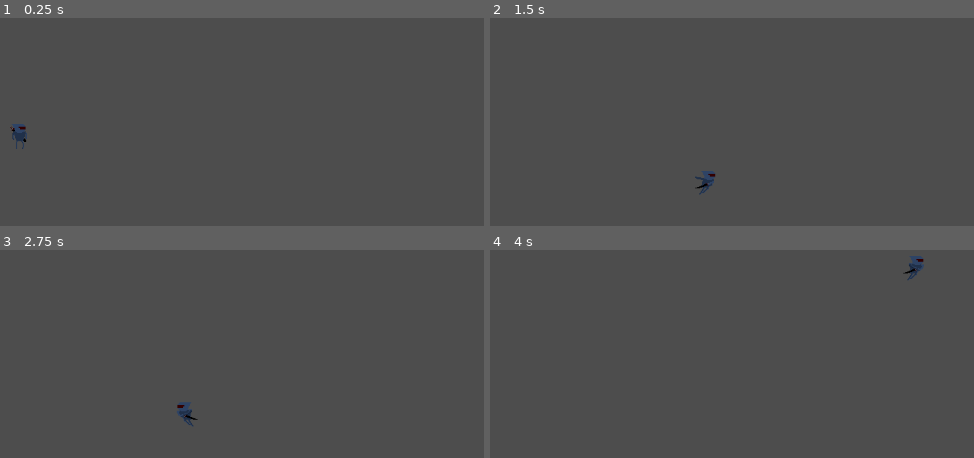
Above: before the commit, frames 1-4 (two rows, left to right).
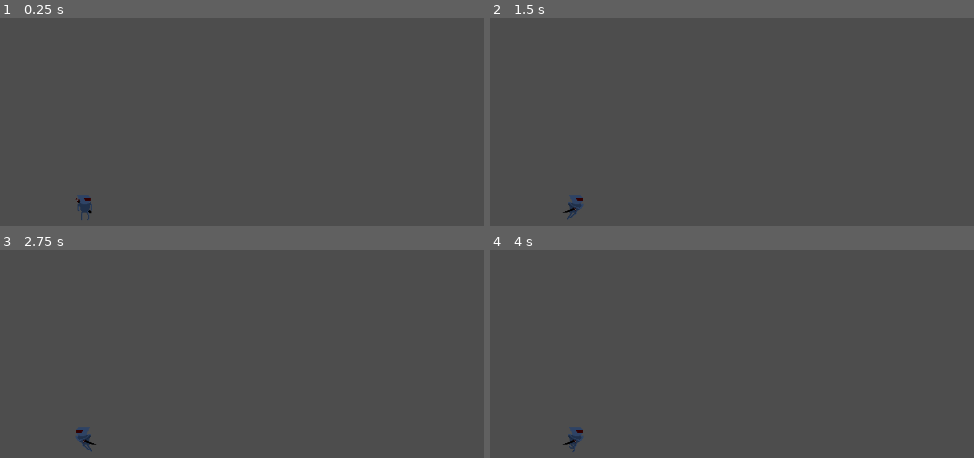
Above: after the commit, the same moments.

Repository: Advay17/Warpal
Game: Godot game, scene res://main.tscn
The game is run twice, just before and just after one commit, with the same random seed, the same clock (stepped at 60 frames per second) and the same inputs.
Inputs:
- Up to frame 1 (0.25 s): no input
- Up to frame 2 (1.5 s): hold D (right) from 0.53 s (still down); tap Shift (roll) at 0.6, 1.35 s; tap Space (jump) at 0.77 s; tap Enter at 1.25 s
- Up to frame 3 (2.75 s): tap Space (jump) at 1.52 s; release D (right) at 2.03 s; hold A (left) from 2.03 s (still down); tap Shift (roll) at 2.1 s
- Up to frame 4 (4 s): tap Space (jump) at 2.75, 3.02, 3.77 s; release A (left) at 2.78 s; hold D (right) from 2.78 s (still down); tap Shift (roll) at 2.85, 3.6 s

The runs differ from the first frame. In frame 1, 0.5% of the frame differs, in the area x 2-20%, y 50-98%; in frame 2, 0.5%; in frame 3, 0.5%; in frame 4, 0.5%, in the area x 15-90%, y 2-98%.
Error after the commit: Invalid access to property or key 'default' on a base object of type 'Dictionary'. (res://Characters/Player/HitboxSprite.gd:15)

Commit message:
fixed sprite not turning, worked on conserving collision data

Diff:
--- a/Characters/Player/HitboxSprite.gd
+++ b/Characters/Player/HitboxSprite.gd
@@ -1,29 +1,43 @@
 class_name HitboxSprite extends AnimatedSprite2D
 
-@onready var parent = get_parent()
-
+@onready var parent:GravityCharacter = get_parent()
+var collisions_dict={}
+##Dictionary of animations, where each animation has an offset and an array of frames
 func _ready() -> void:
 	play("default")
+	for animation in sprite_frames.get_animation_names():
+		collisions_dict[animation]=[]
 
 
 
 
 func _on_frame_changed():
-	for polygon in get_tree().get_nodes_in_group("hitbox"):
-		polygon.queue_free()
-	var bitmap = BitMap.new()
-	var texture=sprite_frames.get_frame_texture(animation, frame)
-	bitmap.create_from_image_alpha(texture.get_image())
-
-	var polys = bitmap.opaque_to_polygons(Rect2(Vector2.ZERO, texture.get_size()))
-	for poly in polys:
-		var collision_polygon = CollisionPolygon2D.new()
-		collision_polygon.polygon = poly
-		parent.add_child(collision_polygon)
-
-		# Generated polygon will not take into account the half-width and half-height offset
-		# of the image when "centered" is on. So move it backwards by this amount so it lines up.
+	if len(collisions_dict[animation])<frame:
+		collisions_dict[animation].append([])
+		for polygon in get_tree().get_nodes_in_group("hitbox"):
+			polygon.queue_free()
+		var bitmap = BitMap.new()
+		var texture=sprite_frames.get_frame_texture(animation, frame)
+		var image=texture.get_image()
+		bitmap.create_from_image_alpha(image)
 		if centered:
-			var s=bitmap.get_size()
-			collision_polygon.position -= Vector2(s.x, s.y)/2
-		collision_polygon.add_to_group("hitbox")
+				var s=bitmap.get_size()
+				collisions_dict[animation][frame].append(Vector2(s.x, s.y)/2)
+		collisions_dict[animation][frame].append(bitmap.opaque_to_polygons(Rect2(Vector2.ZERO, texture.get_size())))
+		for poly in collisions_dict[animation][frame][0]:
+			var collision_polygon = CollisionPolygon2D.new()
+			collision_polygon.polygon = poly
+			parent.add_child(collision_polygon)
+			if centered:
+				collision_polygon.position -= collisions_dict[animation][frame][1]
+			# Generated polygon will not take into account the half-width and half-height offset
+			# of the image when "centered" is on. So move it backwards by this amount so it lines up.
+			collision_polygon.add_to_group("hitbox")
+	else:
+		for shape in collisions_dict[animation][frame][0]:
+			var collision_polygon=CollisionPolygon2D.new()
+			collision_polygon.polygon = shape
+			parent.add_child(collision_polygon)
+			if centered:
+				collision_polygon.position -= collisions_dict[animation][frame][1]
+			collision_polygon.add_to_group("hitbox")
--- a/Characters/Player/PlayerCharacter.gd
+++ b/Characters/Player/PlayerCharacter.gd
@@ -3,13 +3,10 @@
 var state=states.IDLE
 var jumping=false
 signal state_change(state)
-func _process(delta):
-	pass
 
 func _input(event):
 	if(event.is_action_pressed("jump") and state!=states.ROLL):
 		velocity.y += JUMP_VELOCITY
-
 func _physics_process(delta):
 	# Add the gravity.
 	velocity.y += gravity * delta
--- a/Characters/Player/PlayerSprite.gd
+++ b/Characters/Player/PlayerSprite.gd
@@ -3,13 +3,14 @@
 @onready var p:GravityCharacter=get_parent()
 # Called when the node enters the scene tree for the first time.
 
-
 # Called every frame. 'delta' is the elapsed time since the previous frame.
 func _process(delta):
 	if p.facing_right:
-		flip_h=false
+		p.rotation=0
+		p.scale.y=1
 	else:
-		flip_h=true
+		p.rotation_degrees=180
+		p.scale.y=-1
 
 
 
--- a/Characters/Player/player_character.tscn
+++ b/Characters/Player/player_character.tscn
@@ -32,14 +32,6 @@
 atlas = ExtResource("2_y8o7q")
 region = Rect2(640, 98, 128, 98)
 
-[sub_resource type="AtlasTexture" id="AtlasTexture_agv7n"]
-atlas = ExtResource("2_y8o7q")
-region = Rect2(512, 98, 128, 98)
-
-[sub_resource type="AtlasTexture" id="AtlasTexture_wo7y8"]
-atlas = ExtResource("2_y8o7q")
-region = Rect2(384, 98, 128, 98)
-
 [sub_resource type="AtlasTexture" id="AtlasTexture_bkpn8"]
 atlas = ExtResource("2_y8o7q")
 region = Rect2(128, 490, 128, 98)
@@ -152,16 +144,10 @@
 }, {
 "duration": 1.0,
 "texture": SubResource("AtlasTexture_jiaoi")
-}, {
-"duration": 1.0,
-"texture": SubResource("AtlasTexture_agv7n")
-}, {
-"duration": 1.0,
-"texture": SubResource("AtlasTexture_wo7y8")
 }],
 "loop": true,
 "name": &"roll",
-"speed": 5.0
+"speed": 8.0
 }, {
 "frames": [{
 "duration": 1.0,
@@ -286,8 +272,10 @@
 [node name="AnimatedSprite2D" type="AnimatedSprite2D" parent="."]
 sprite_frames = SubResource("SpriteFrames_2pvwe")
 animation = &"roll"
-frame_progress = 0.635034
+frame = 2
 script = ExtResource("3_rsffv")
+
+[node name="Camera2D" type="Camera2D" parent="."]
 
 [connection signal="state_change" from="." to="AnimatedSprite2D" method="_on_player_character_change_state"]
 [connection signal="frame_changed" from="AnimatedSprite2D" to="AnimatedSprite2D" method="_on_frame_changed"]
--- a/main.tscn
+++ b/main.tscn
@@ -2,9 +2,8 @@
 
 [ext_resource type="PackedScene" uid="uid://c2dud7l80fm4j" path="res://Characters/Player/player_character.tscn" id="1_untng"]
 
-[sub_resource type="SegmentShape2D" id="SegmentShape2D_xh6wt"]
-a = Vector2(20000, 0)
-b = Vector2(0, 0)
+[sub_resource type="RectangleShape2D" id="RectangleShape2D_0xjrf"]
+size = Vector2(1465, 186)
 
 [node name="Node2D" type="Node2D"]
 
@@ -13,7 +12,8 @@
 
 [node name="StaticBody2D" type="StaticBody2D" parent="."]
 collision_mask = 7
+collision_priority = 1e+06
 
 [node name="CollisionShape2D" type="CollisionShape2D" parent="StaticBody2D"]
-position = Vector2(-177, 327)
-shape = SubResource("SegmentShape2D_xh6wt")
+position = Vector2(545.5, 410)
+shape = SubResource("RectangleShape2D_0xjrf")
Not shown: 1 places in Characters/Player/player_character.tscn that only renumber resources
